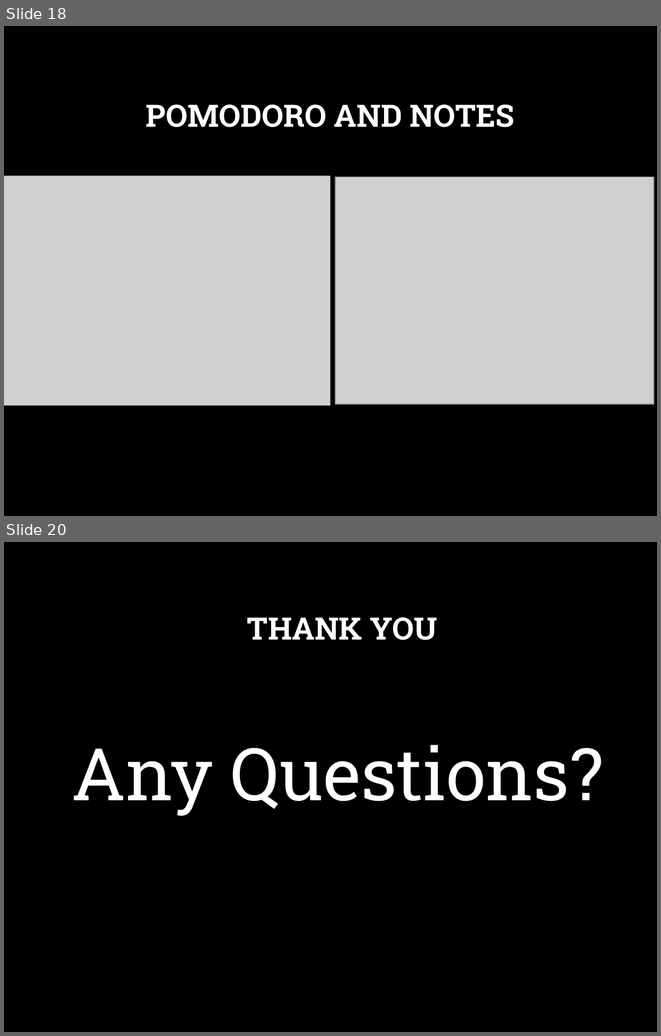
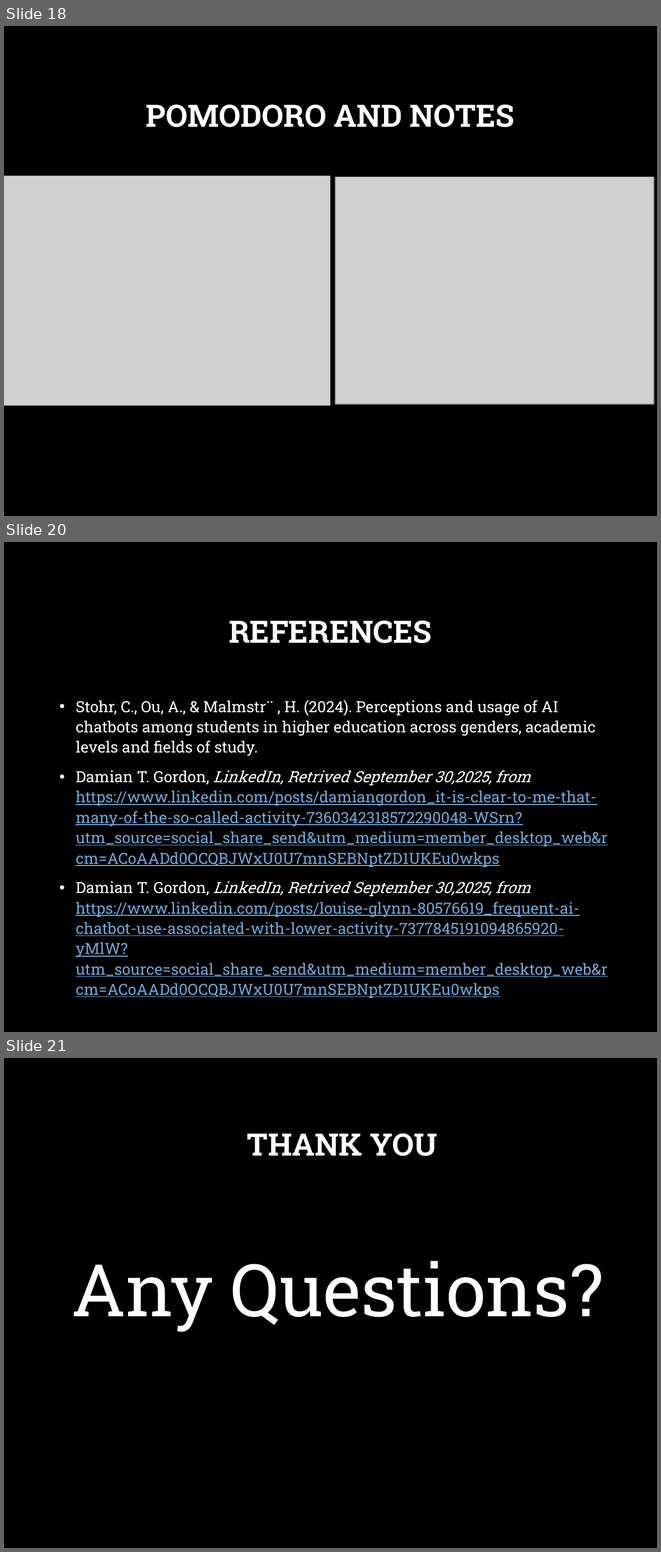
Before and after one commit to yuriiSY/Study-Buddy, a slide deck: Weekly Submissions/Week2/Presentation Week 2.pptx. Shown one above the other, each under a label of ours: slides 18 and 20 before the commit, slides 18, 20 and 21 after it; the slides between them are not shown. The pictures are 661x1036 and 661x1552 pixels, drawn with LibreOffice and Linux fonts; fonts in the diff are those of the drawing; grey boxes stand for pictures; background and template pictures are left out. Boxes give left, top, right and bottom in pixels: in the first picture for what was removed or moved away, otherwise in the second. Text is boxed around its words. In the diff, an @@ line names an element or a change of style, - is before the commit and + after.

```diff
--- a/Weekly Submissions/Week2/Presentation Week 2.pptx
+++ b/Weekly Submissions/Week2/Presentation Week 2.pptx
@@ slide 20 added at <box>4,542,657,1032</box>, background picture (left out) @@
@@ title added at <box>229,620,432,643</box>, 34 pt, text #FFFFFF, bold @@
+REFERENCES
@@ text added at <box>76,700,607,998</box>, 17 pt, text #6BA9DA, underline @@
+• Stohr, C., Ou, A., & Malmstr¨ , H. (2024). Perceptions and usage of AI chatbots among students in higher education across genders, academic levels and fields of study.
+• Damian T. Gordon, LinkedIn, Retrived September 30,2025, from https://www.linkedin.com/posts/damiangordon_it-is-clear-to-me-that-many-of-the-so-called-activity-7360342318572290048-WSrn?utm_source=social_share_send&utm_medium=member_desktop_web&rcm=ACoAADd0OCQBJWxU0U7mnSEBNptZD1UKEu0wkps
+• Damian T. Gordon, LinkedIn, Retrived September 30,2025, from https://www.linkedin.com/posts/louise-glynn-80576619_frequent-ai-chatbot-use-associated-with-lower-activity-7377845191094865920-yMlW?utm_source=social_share_send&utm_medium=member_desktop_web&rcm=ACoAADd0OCQBJWxU0U7mnSEBNptZD1UKEu0wkps
@@ what was slide 20 is now slide 21 @@
```
Also in this commit, not shown: 1 slide changed.
